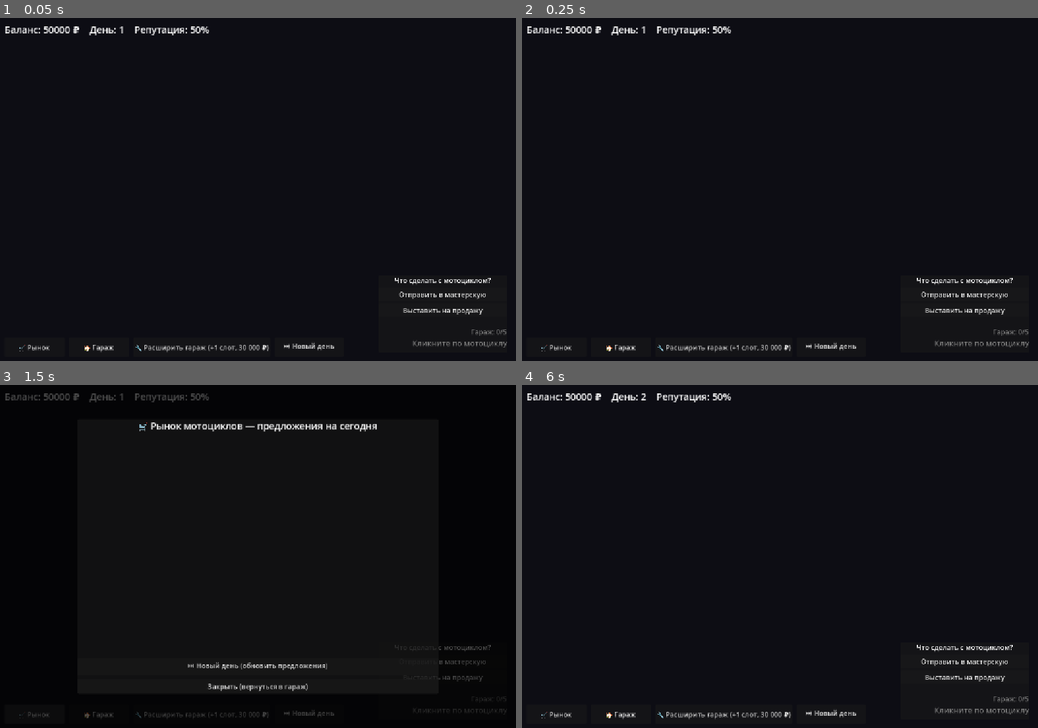
Above: before the commit, frames 1-4 (two rows, left to right).
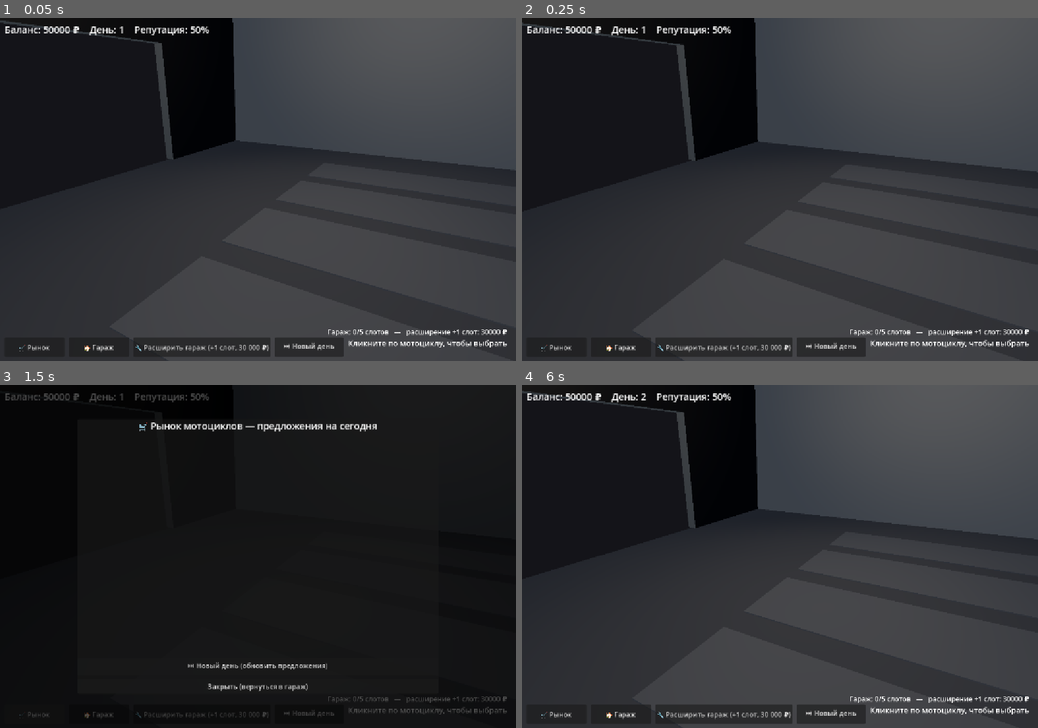
Above: after the commit, the same moments.

Repository: mimistr036-coder/game
Game: Godot game, scene res://scenes/main.tscn
Two runs of this game, one before a commit and one after it. Both use one fixed random seed, a clock stepped at 60 frames per second and the inputs below.
Inputs (mouse positions are in pixels of both pictures, inside the frame that each line leads up to):
- Up to frame 1 (0.05 s): no input
- Up to frame 2 (0.25 s): no input
- Up to frame 3 (1.5 s): click (443, 662) at 0.5 s, where only the run before the commit has a clickable "Отправить в мастерскую"; click "🛒 Рынок" at 1.25 s
- Up to frame 4 (6 s): click (965, 676) at 2 s, where only the run before the commit has a clickable "Выставить на продажу"; click "🏠 Гараж" at 2.75 s; click "🔧 Расширить гараж (+1 слот, 3…" at 3.5 s; click "⏭ Новый день" at 4.25 s; click "⏭ Новый день (обновить предло…" at 5 s; click "Закрыть (вернуться в гараж)" at 5.75 s

The runs differ from the first frame. In frame 1, 75% of the frame differs, in the area x 0-100%, y 0-100%; in frame 2, 75%; in frame 3, 0.6%; in frame 4, 75%.
Error before the commit: Parse Error: Cannot find member "TONE_MAPPING_ACES" in base "Environment". (res://scripts/garage_manager.gd:206)
Error after the commit: Invalid call. Nonexistent function 'raise' in base 'Control (market_ui.gd)'. (res://scripts/main.gd:68)

Commit message:
fix: Godot 4.0 совместимость — TONE_MAPPING_FILMIC, убрано затенение floor(), целочисленное деление, features=4.2+
Co-authored-by: arena-agent <297053741+arena-agent@users.noreply.github.com>

Diff:
--- a/project.godot
+++ b/project.godot
@@ -7,7 +7,6 @@
 
 config/name="Перекуп Мотоциклов"
 run/main_scene="res://scenes/main.tscn"
-config/features=PackedStringArray("4.2", "4.3", "4.4")
 config/icon="res://icon.svg"
 
 [autoload]
--- a/scripts/garage_manager.gd
+++ b/scripts/garage_manager.gd
@@ -101,7 +101,7 @@
 	var start_x: float = -4.0
 	var spacing: float = 2.0
 	for i in SLOTS_MAX_VISUAL:
-		var row: int = i / 5
+		var row: int = int(i / 5)
 		var col: int = i % 5
 		var pos := Vector3(start_x + col * spacing, 0.05, -3.5 + row * 2.5)
 		_slots_positions.append(pos)
@@ -122,11 +122,12 @@
 	gate_mat.metallic = 0.6
 
 	# Пол
-	var floor := CSGBox3D.new()
-	floor.size = Vector3(14, 0.2, 10)
-	floor.position = Vector3(0, -0.1, 0)
-	floor.material = floor_mat
-	garage_root.add_child(floor)
+	var floor_mesh := CSGBox3D.new()
+	floor_mesh.name = "Floor"
+	floor_mesh.size = Vector3(14, 0.2, 10)
+	floor_mesh.position = Vector3(0, -0.1, 0)
+	floor_mesh.material = floor_mat
+	garage_root.add_child(floor_mesh)
 
 	# Разметка слотов
 	for i in SLOTS_MAX_VISUAL:
@@ -203,7 +204,8 @@
 	env_data.ambient_light_source = Environment.AMBIENT_SOURCE_COLOR
 	env_data.ambient_light_color = Color(0.55, 0.6, 0.65)
 	env_data.ambient_light_energy = 0.5
-	env_data.tonemap_mode = Environment.TONE_MAPPING_ACES
+	# TONE_MAPPING_ACES появился в 4.2+, в 4.0 используем TONE_MAPPING_FILMIC (1)
+	env_data.tonemap_mode = 1
 	env.environment = env_data
 	garage_root.add_child(env)
 
